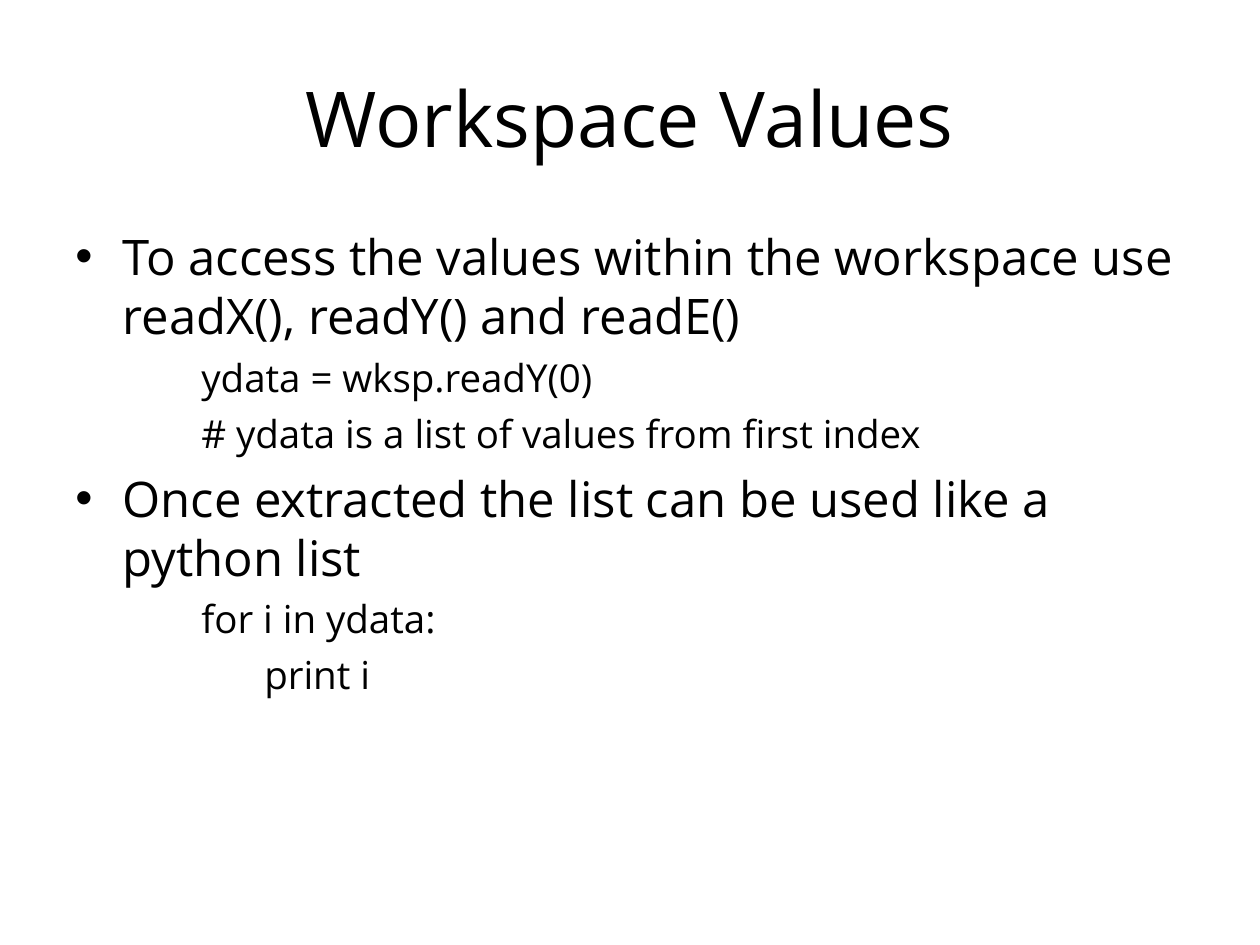
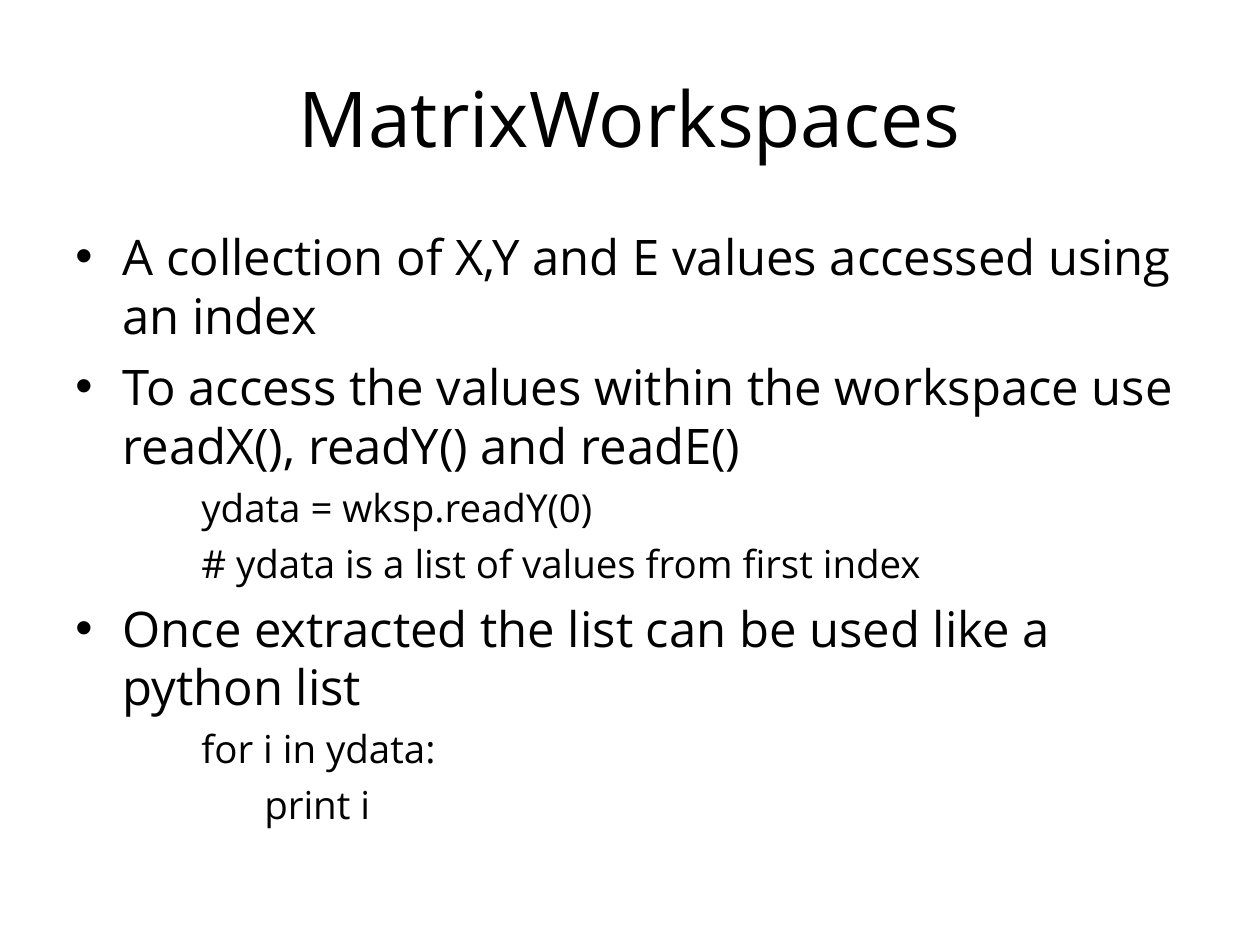
Before and after one commit to mantidproject/documents, a slide deck: slide 30 of Presentations/Python training course/Python in Mantid.ppt (slide 29 before the commit). Drawn at 1260x945 pixels with LibreOffice and Linux fonts; fonts in the diff are those of the drawing; background and template pictures are left out. Boxes give left, top, right and bottom in pixels: in the first picture for what was removed or moved away, otherwise in the second. Text is boxed around its words. In the diff, an @@ line names an element or a change of style, - is before the commit and + after.

```diff
--- a/Presentations/Python training course/Python in Mantid.ppt
+++ b/Presentations/Python training course/Python in Mantid.ppt
@@ title at [299, 88, 961, 166]: text changed @@
-Workspace Values
+MatrixWorkspaces
@@ text at [123, 237, 1171, 335]: paragraph added @@
+• A collection of X,Y and E values accessed using an index
```
Also in this commit, not shown: 8 other slides changed, 6 slides added, 1 slide removed.
